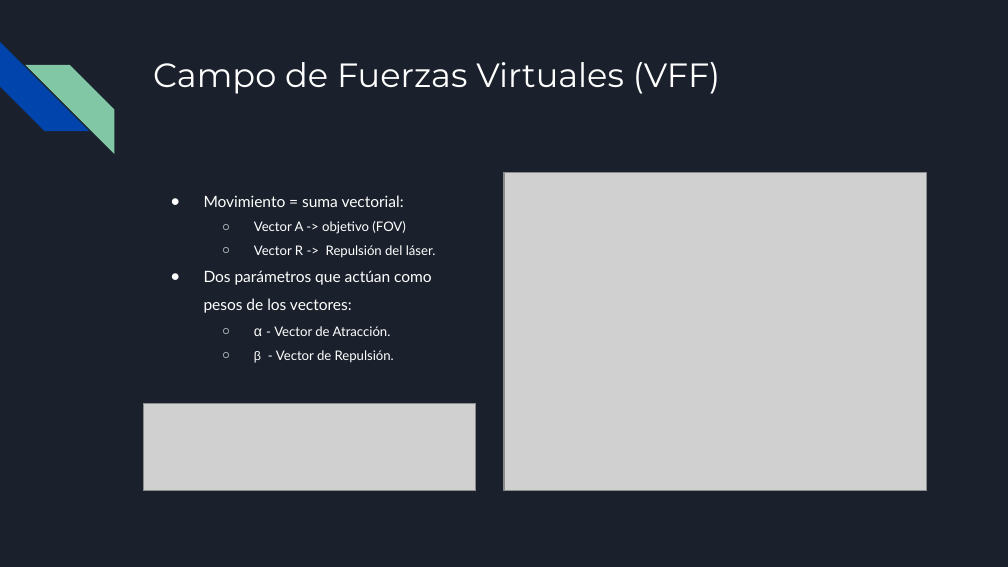
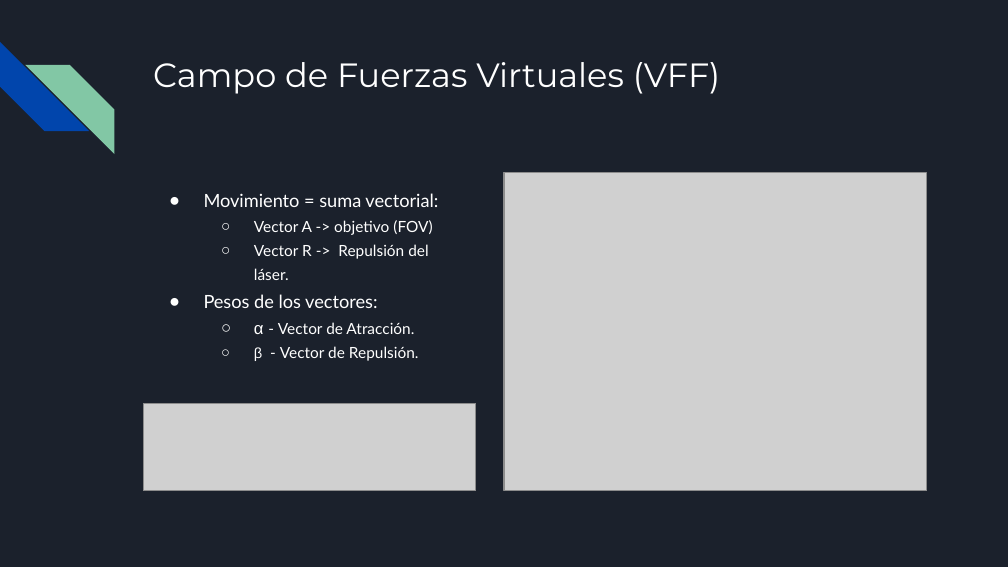
Before and after one commit to RoboticsLabURJC/2021-tfg-carlos-caminero, a slide deck: slide 16 of presentacion/presentacion.pptx (slide 15 before the commit). Drawn at 1008x567 pixels with LibreOffice and Linux fonts; fonts in the diff are those of the drawing; grey boxes stand for pictures. Boxes give left, top, right and bottom in pixels: in the first picture for what was removed or moved away, otherwise in the second. Text is boxed around its words. In the diff, an @@ line names an element or a change of style, - is before the commit and + after.

```diff
--- a/presentacion/presentacion.pptx
+++ b/presentacion/presentacion.pptx
@@ text at [204, 193, 438, 361]: size 11.1 to 13 pt in "Movimiento = suma vectorial:"; size 9.3 to 11 pt in "Vector A -> objetivo (FOV)", "Vector R -> Repulsión del láser.", "- Vector de Atracción.", "- Vector de Repulsión."; size 10.2 to 12 pt in "α"; size 8.9 to 10.5 pt in "β"; indent changed; line spacing 1.5 to 1.3 @@
@@ text at [204, 294, 377, 308]: text changed; size 11.1 to 13 pt @@
-● Dos parámetros que actúan como pesos de los vectores:
+● Pesos de los vectores:
```
Also in this commit, not shown: 15 other slides changed, 1 slide added, 1 other file.
